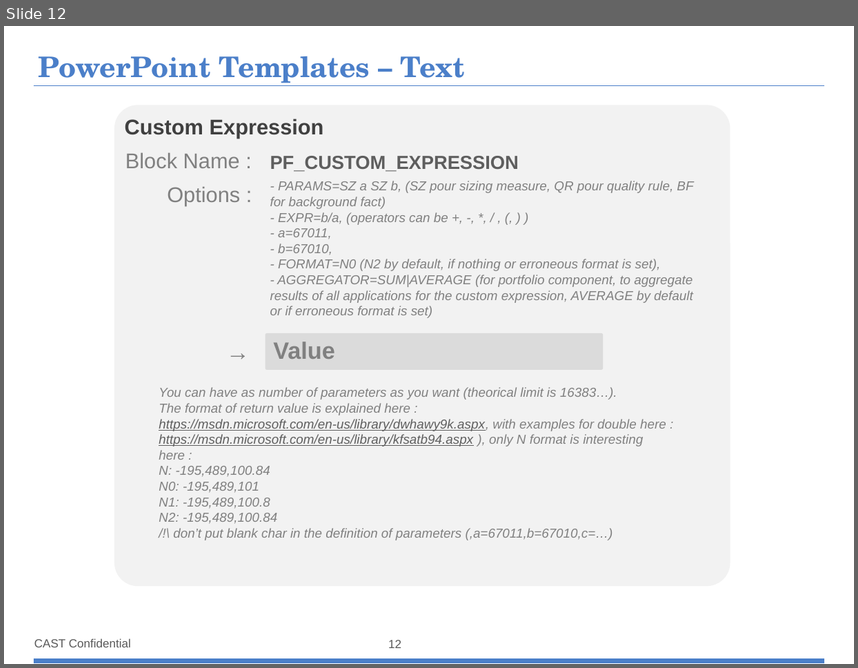
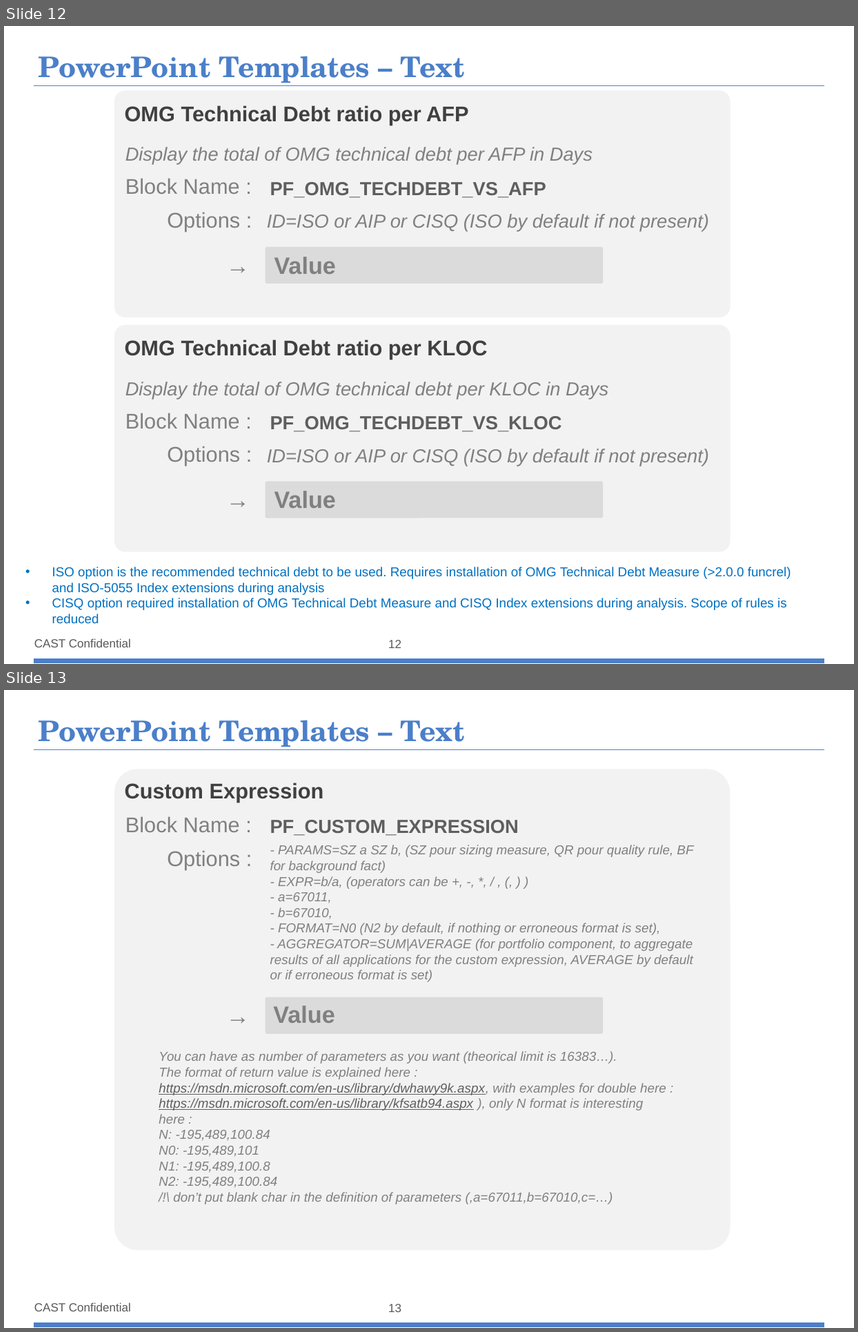
Before and after one commit to CAST-projects/CAST-ReportGenerator, a slide deck: CastReporting.Reporting.Core/Templates/Portfolio/Portfolio component library/1- Portfolio-Powerpoint-components-library.pptx. Shown one above the other, each under a label of ours: slide 12 before the commit, slides 12 and 13 after it. The pictures are 858x668 and 858x1332 pixels, drawn with LibreOffice and Linux fonts; fonts in the diff are those of the drawing; background and template pictures are left out. Boxes give left, top, right and bottom in pixels: in the first picture for what was removed or moved away, otherwise in the second. Text is boxed around its words. In the diff, an @@ line names an element or a change of style, - is before the commit and + after.

```diff
--- a/CastReporting.Reporting.Core/Templates/Portfolio/Portfolio component library/1- Portfolio-Powerpoint-components-library.pptx
+++ b/CastReporting.Reporting.Core/Templates/Portfolio/Portfolio component library/1- Portfolio-Powerpoint-components-library.pptx
@@ slide 12 added at (x1=4, y1=26, x2=854, y2=664), background #FFFFFF; not listed: 3 template elements that a slide beside it also shows @@
@@ title added at (x1=38, y1=56, x2=466, y2=86), 24 pt, text #4B7FC9, bold @@
+PowerPoint Templates – Text
@@ rounded rectangle added at (x1=114, y1=91, x2=730, y2=318), fill #F2F2F2 @@
@@ text added at (x1=125, y1=105, x2=469, y2=125), 18 pt, text #404040, bold @@
+OMG Technical Debt ratio per AFP
@@ text added at (x1=125, y1=147, x2=593, y2=165), 16 pt, text #808080, italic @@
+Display the total of OMG technical debt per AFP in Days
@@ text added at (x1=125, y1=178, x2=240, y2=194), 18 pt, text #808080 @@
+Block Name :
@@ text added at (x1=270, y1=182, x2=546, y2=198), 16 pt, text #5E5E5E, bold @@
+PF_OMG_TECHDEBT_VS_AFP
@@ text added at (x1=167, y1=212, x2=240, y2=231), 18 pt, text #808080 @@
+Options :
@@ text added at (x1=267, y1=214, x2=709, y2=232), 16 pt, text #808080, italic @@
+ID=ISO or AIP or CISQ (ISO by default if not present)
@@ text added at (x1=218, y1=246, x2=259, y2=283), 20 pt, text #808080, bold @@
+→
@@ rounded rectangle added at (x1=265, y1=247, x2=602, y2=283), fill #BFBFBF at 45% opacity @@
@@ text added at (x1=274, y1=256, x2=336, y2=274), 20 pt, text #808080, bold @@
+Value
@@ rounded rectangle added at (x1=114, y1=324, x2=730, y2=551), fill #F2F2F2 @@
@@ text added at (x1=125, y1=339, x2=487, y2=359), 18 pt, text #404040, bold @@
+OMG Technical Debt ratio per KLOC
@@ text added at (x1=125, y1=381, x2=608, y2=399), 16 pt, text #808080, italic @@
+Display the total of OMG technical debt per KLOC in Days
@@ text added at (x1=125, y1=413, x2=240, y2=428), 18 pt, text #808080 @@
+Block Name :
@@ text added at (x1=270, y1=416, x2=562, y2=432), 16 pt, text #5E5E5E, bold @@
+PF_OMG_TECHDEBT_VS_KLOC
@@ text added at (x1=167, y1=446, x2=240, y2=466), 18 pt, text #808080 @@
+Options :
@@ text added at (x1=267, y1=448, x2=709, y2=466), 16 pt, text #808080, italic @@
+ID=ISO or AIP or CISQ (ISO by default if not present)
@@ text added at (x1=218, y1=481, x2=259, y2=518), 20 pt, text #808080, bold @@
+→
@@ rounded rectangle added at (x1=265, y1=481, x2=602, y2=517), fill #BFBFBF at 45% opacity @@
@@ text added at (x1=274, y1=490, x2=336, y2=508), 20 pt, text #808080, bold @@
+Value
@@ text added at (x1=52, y1=566, x2=791, y2=624), 11 pt, text #0070C0 @@
+• ISO option is the recommended technical debt to be used. Requires installation of OMG Technical Debt Measure (>2.0.0 funcrel) and ISO-5055 Index extensions during analysis
+• CISQ option required installation of OMG Technical Debt Measure and CISQ Index extensions during analysis. Scope of rules is reduced
@@ page number added at (x1=388, y1=639, x2=401, y2=648), 10 pt, text #595959 @@
+12
@@ what was slide 12 is now slide 13 @@
@@ page number at (x1=388, y1=1303, x2=401, y2=1312): text changed @@
-12
+13
```
Also in this commit, not shown: 2 slides changed, 1 other slide added, 3 other files.
